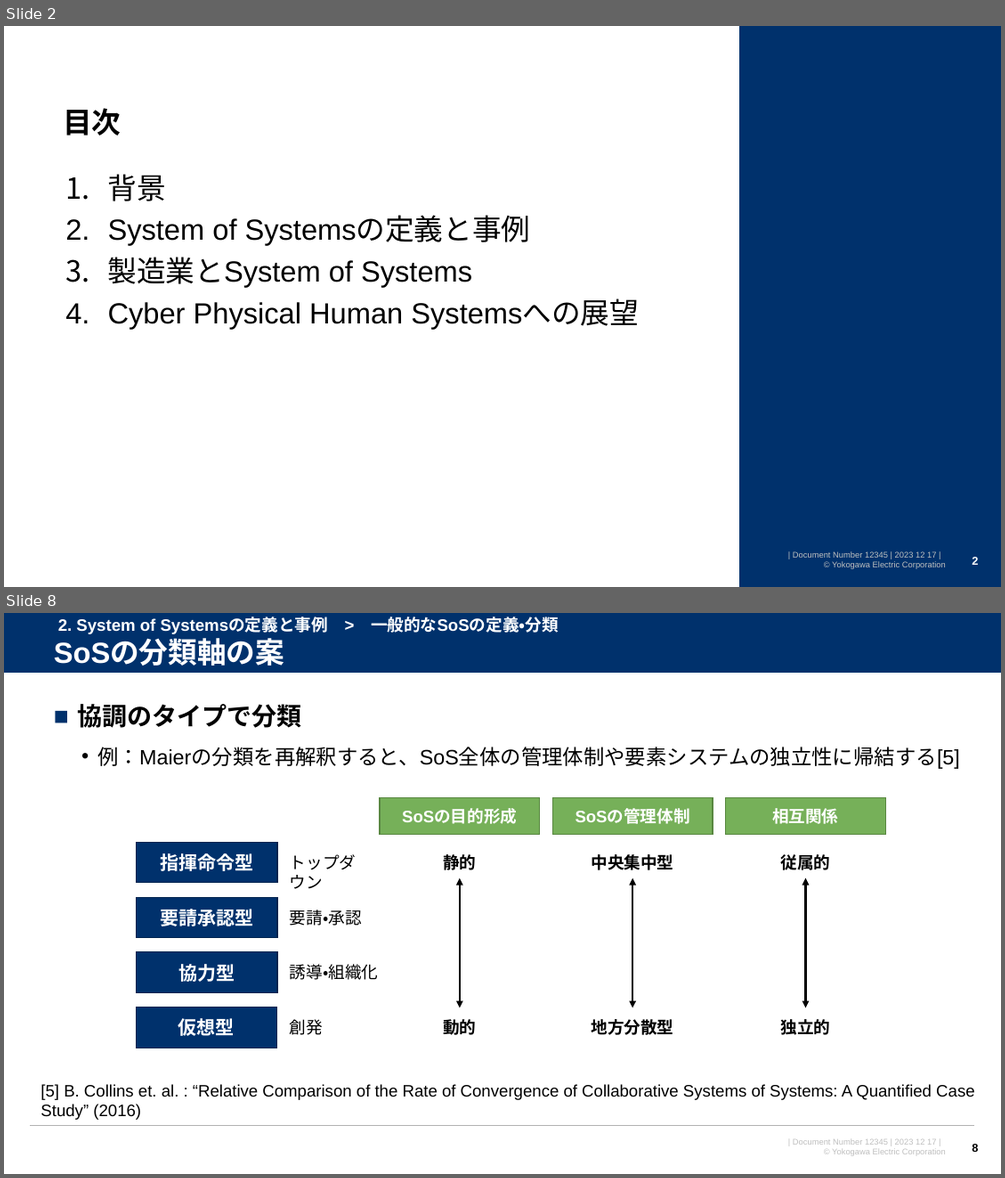
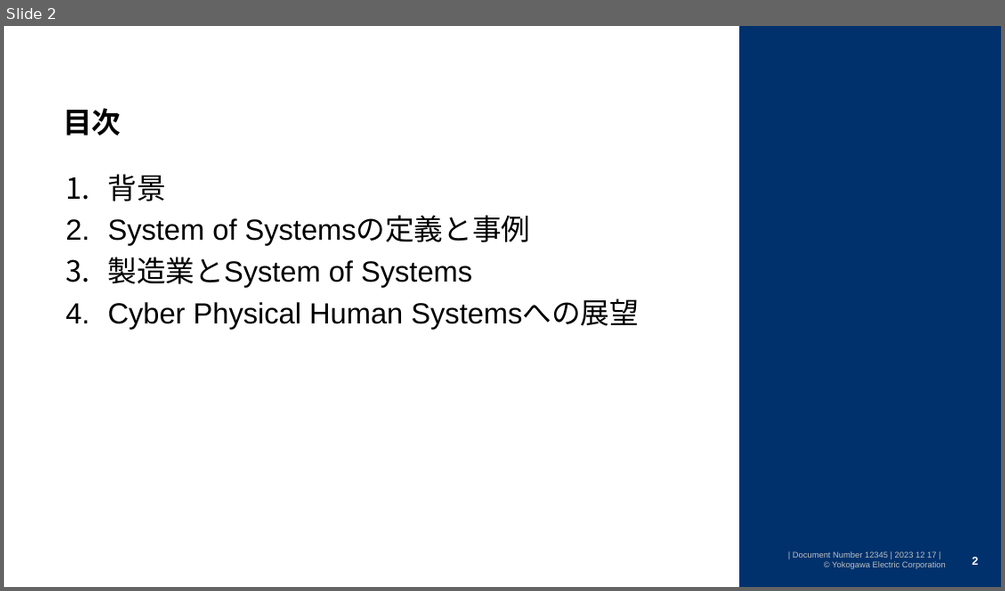
Before and after one commit to watarukumagai-git/opt, a slide deck: SoS/conf2023/231217_横幹連合コンファレンス_熊谷.pptx. Shown one above the other, each under a label of ours: slides 2 and 8 before the commit, slide 2 after it; the slides between them are not shown. The pictures are 1005x1178 and 1005x591 pixels, drawn with LibreOffice and Linux fonts; fonts in the diff are those of the drawing; background and template pictures are left out. Boxes give left, top, right and bottom in pixels: in the first picture for what was removed or moved away, otherwise in the second. Text is boxed around its words. In the diff, an @@ line names an element or a change of style, - is before the commit and + after.

```diff
--- a/SoS/conf2023/231217_横幹連合コンファレンス_熊谷.pptx
+++ b/SoS/conf2023/231217_横幹連合コンファレンス_熊谷.pptx
@@ slide 8 removed at [4,613,1001,1174], background #FFFFFF; not listed: 1 template element that a slide beside it also shows @@
@@ rectangle removed at [4,613,1001,674] @@
@@ text removed at [58,617,558,634] @@
-2. System of Systemsの定義と事例 > 一般的なSoSの定義・分類
@@ text removed at [54,640,284,666] @@
-SoSの分類軸の案
@@ line removed from (4, 674) to (1001, 674) @@
@@ text removed at [77,704,960,769] @@
-■ 協調のタイプで分類
-  • 例：Maierの分類を再解釈すると、SoS全体の管理体制や要素システムの独立性に帰結する[5]
@@ rectangle removed at [380,798,540,835] @@
-SoSの目的形成
@@ rectangle removed at [553,798,713,835] @@
-SoSの管理体制
@@ rectangle removed at [726,798,886,835] @@
-相互関係
@@ rectangle removed at [137,842,277,882] @@
-指揮命令型
@@ text removed at [290,854,356,889] @@
-トップダウン
@@ text removed at [443,854,476,870] @@
-静的
@@ double arrow removed from (460, 877) to (460, 1008) @@
@@ text removed at [591,854,674,870] @@
-中央集中型
@@ double arrow removed from (633, 877) to (633, 1008) @@
@@ text removed at [781,854,831,870] @@
-従属的
@@ double arrow removed from (806, 877) to (806, 1008) @@
@@ rectangle removed at [137,897,277,938] @@
-要請承認型
@@ text removed at [290,909,362,925] @@
-要請・承認
@@ rectangle removed at [137,952,277,992] @@
-協力型
@@ text removed at [290,964,378,980] @@
-誘導・組織化
@@ rectangle removed at [137,1007,277,1047] @@
-仮想型
@@ text removed at [290,1019,323,1035] @@
-創発
@@ text removed at [443,1019,476,1035] @@
-動的
@@ text removed at [591,1019,674,1035] @@
-地方分散型
@@ text removed at [781,1019,831,1035] @@
-独立的
@@ text removed at [40,1084,974,1119] @@
-[5] B. Collins et. al. : “Relative Comparison of the Rate of Convergence of Collaborative Systems of Systems: A Quantified Case Study” (2016)
@@ line removed from (30, 1126) to (975, 1126) @@
@@ page number removed at [971,1143,978,1154] @@
-8
```
Also in this commit, not shown: 13 slides changed, 3 slides added, 1 other slide removed.
